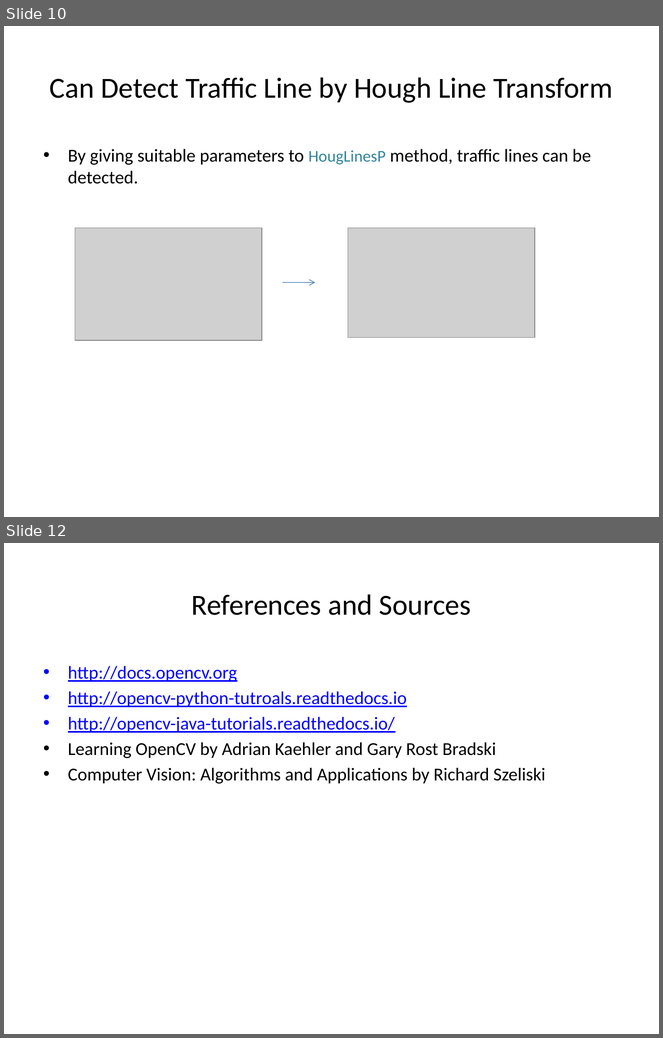
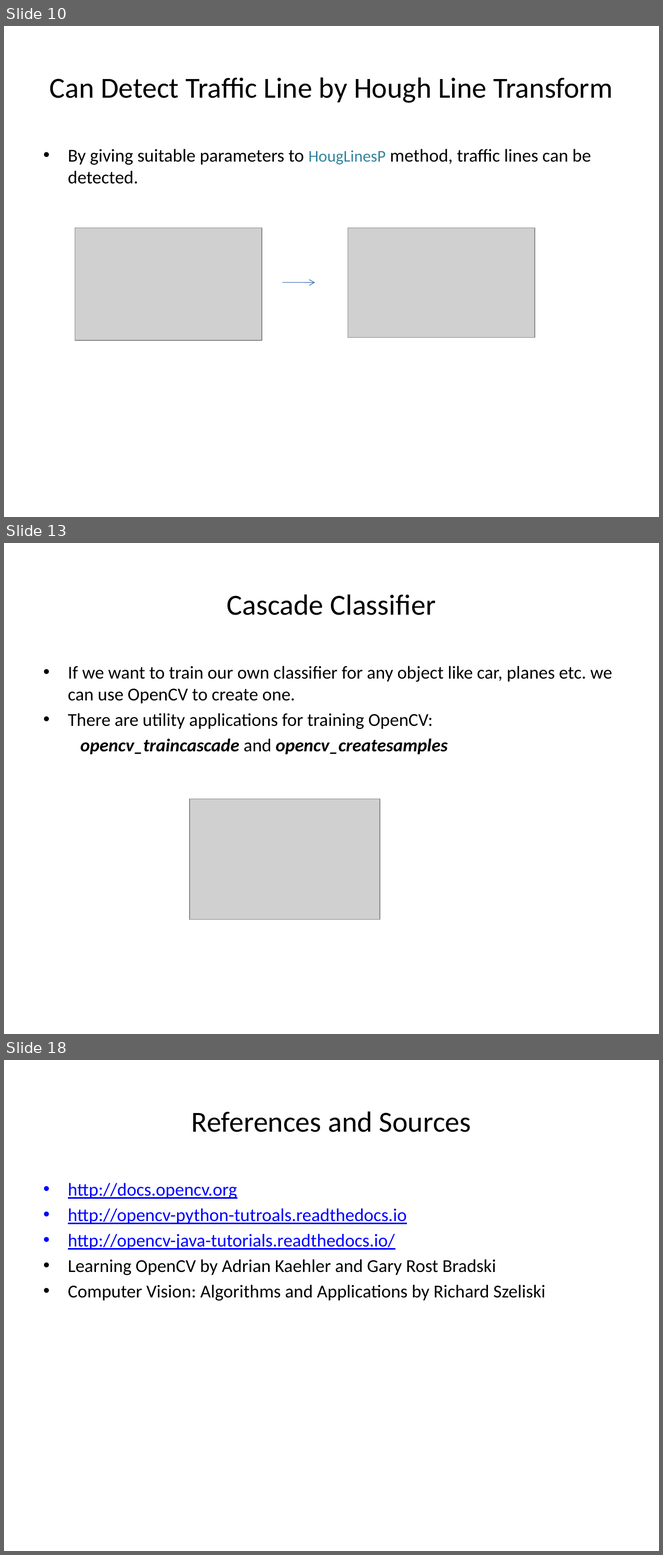
Before and after one commit to aungmyohtet/OpenCVJavaSample, a slide deck: KnowledgeOfImageProcessing.pptx. Shown one above the other, each under a label of ours: slides 10 and 12 before the commit, slides 10, 13 and 18 after it; the slides between them are not shown. The pictures are 663x1038 and 663x1555 pixels, drawn with LibreOffice and Linux fonts; fonts in the diff are those of the drawing; grey boxes stand for pictures. Boxes give left, top, right and bottom in pixels: in the first picture for what was removed or moved away, otherwise in the second. Text is boxed around its words. In the diff, an @@ line names an element or a change of style, - is before the commit and + after.

```diff
--- a/KnowledgeOfImageProcessing.pptx
+++ b/KnowledgeOfImageProcessing.pptx
@@ slide 13 added at box(4, 543, 659, 1034), background #FFFFFF @@
@@ title added at box(227, 594, 436, 615), 32 pt, text #000000 @@
+Cascade Classifier
@@ text added at box(68, 666, 612, 755), 20 pt, text #000000 @@
+• If we want to train our own classifier for any object like car, planes etc. we can use OpenCV to create one.
+• There are utility applications for training OpenCV:
+opencv_traincascade and opencv_createsamples
@@ picture added at box(190, 799, 380, 919) @@
@@ what was slide 12 is now slide 18 @@
```
Also in this commit, not shown: 3 slides changed, 5 other slides added.
